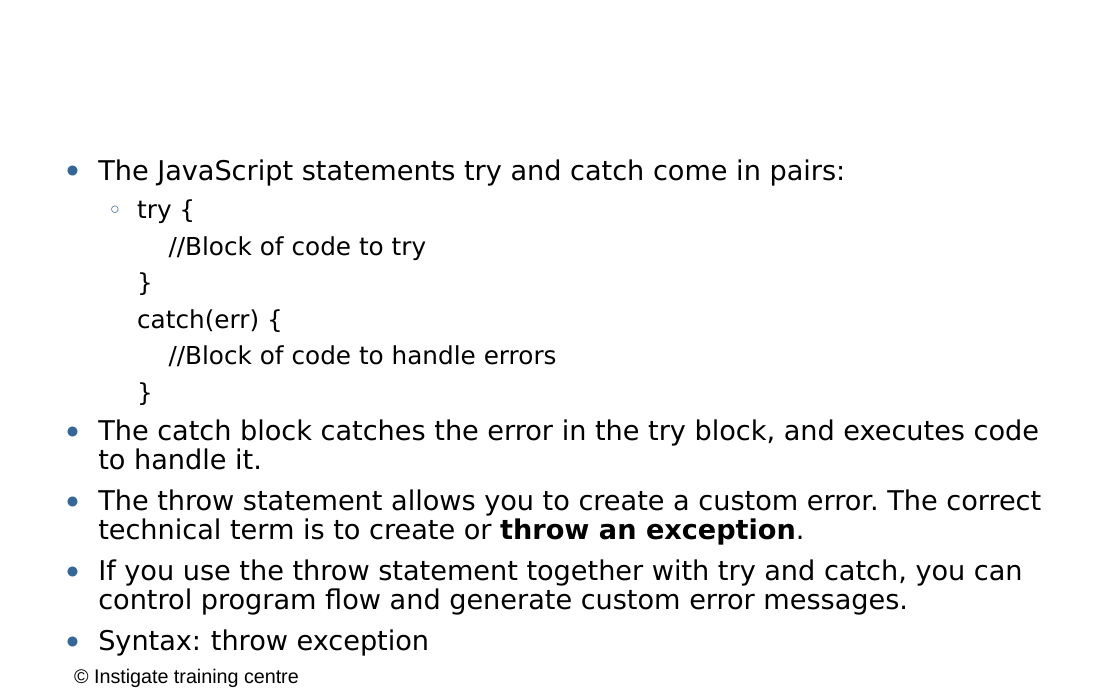
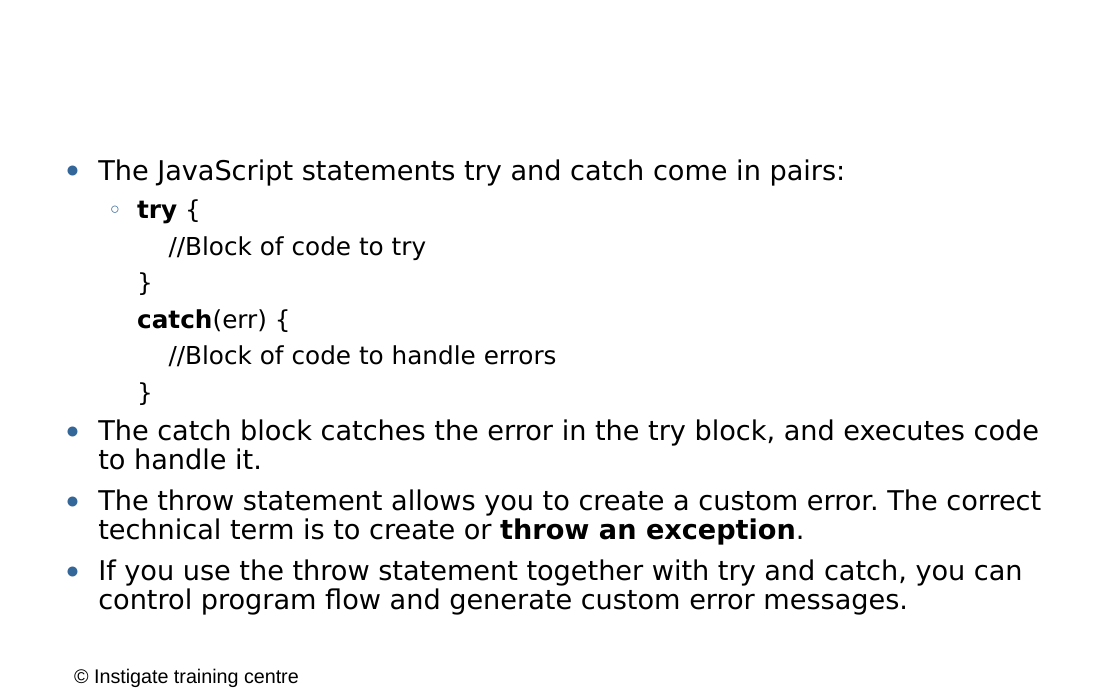
Before and after one commit to ITC-Vanadzor/ITC-7, a slide deck: slide 12 of Presentations/Javascript/3_control_constructs.odp (slide 14 before the commit). Drawn at 1120x700 pixels with LibreOffice and Linux fonts; fonts in the diff are those of the drawing; background and template pictures are left out. Boxes give left, top, right and bottom in pixels: in the first picture for what was removed or moved away, otherwise in the second. Text is boxed around its words. In the diff, an @@ line names an element or a change of style, - is before the commit and + after.

```diff
--- a/Presentations/Javascript/3_control_constructs.odp
+++ b/Presentations/Javascript/3_control_constructs.odp
@@ text at box(137, 200, 267, 332): bold on in "try", "catch(err)" @@
@@ text at box(98, 629, 429, 656): paragraph removed @@
-● Syntax: throw exception
```
Also in this commit, not shown: 9 other slides changed, 2 slides removed, 1 other file.
